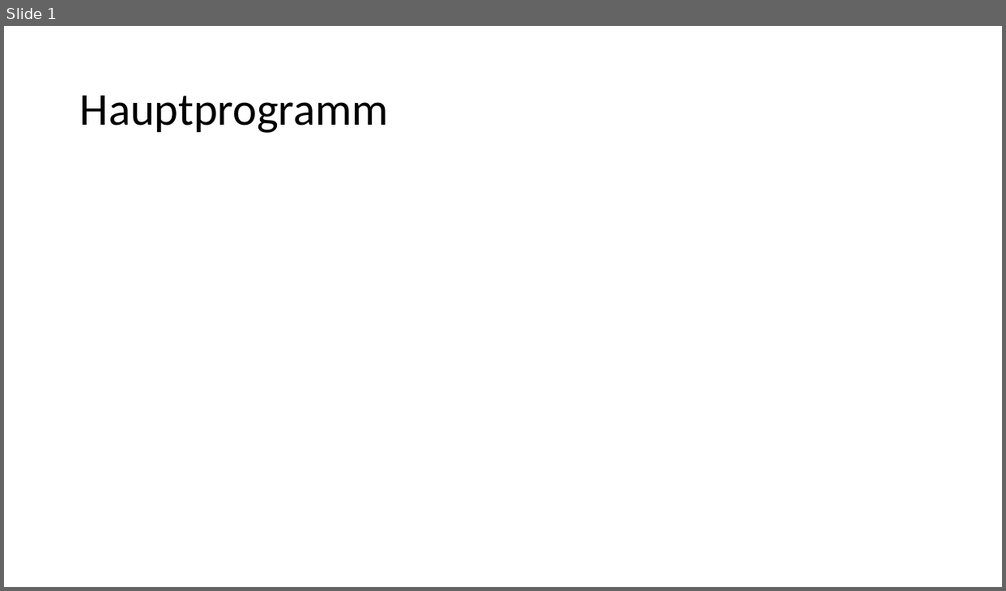
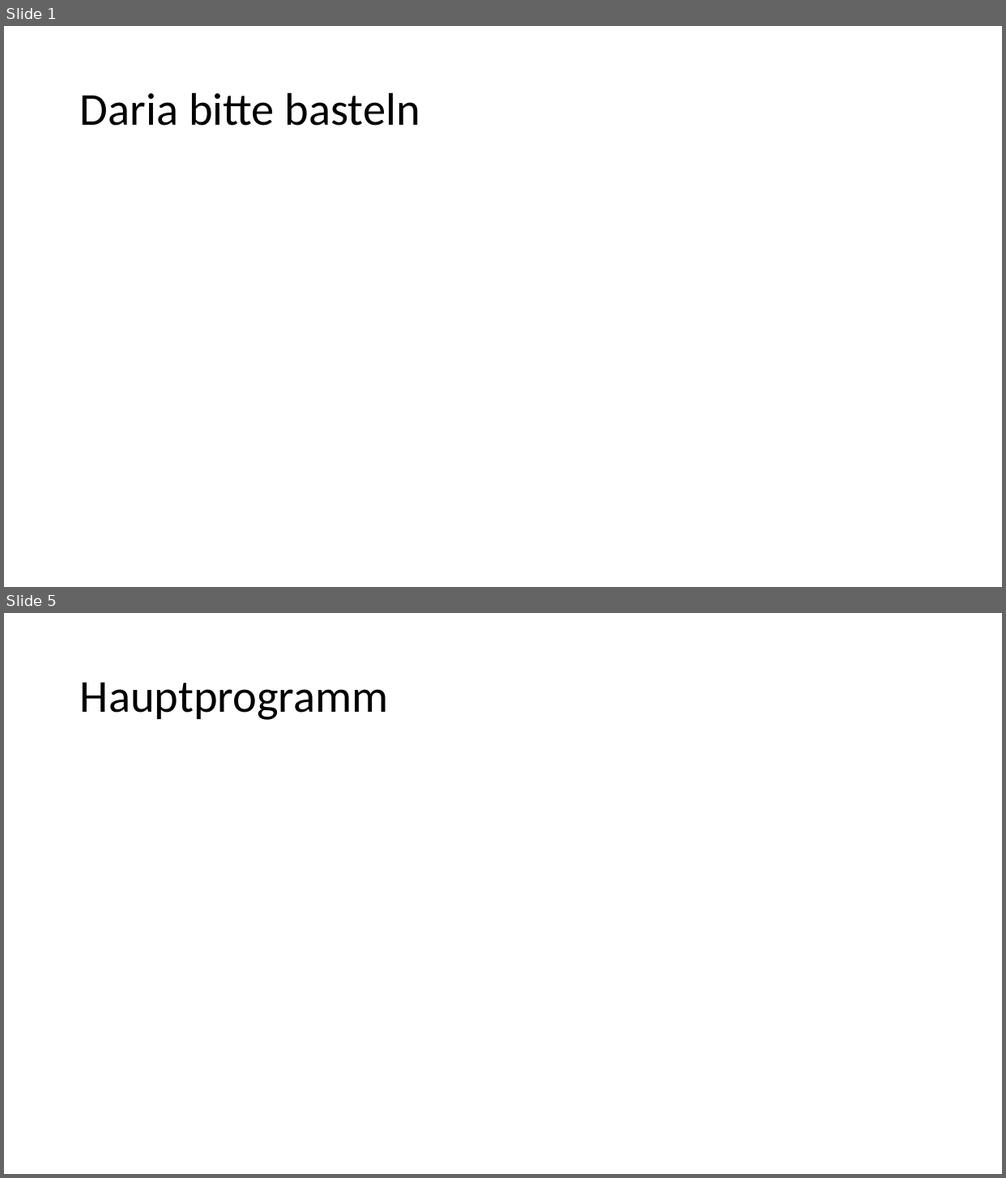
Before and after one commit to Joensw/RCAIT, a slide deck: 2021-05-21_GUI Snapshots.pptx. Shown one above the other, each under a label of ours: slide 1 before the commit, slides 1 and 5 after it; the slides between them are not shown. The pictures are 1006x591 and 1006x1178 pixels, drawn with LibreOffice and Linux fonts; fonts in the diff are those of the drawing. Boxes give left, top, right and bottom in pixels: in the first picture for what was removed or moved away, otherwise in the second. Text is boxed around its words. In the diff, an @@ line names an element or a change of style, - is before the commit and + after.

```diff
--- a/2021-05-21_GUI Snapshots.pptx
+++ b/2021-05-21_GUI Snapshots.pptx
@@ slide 1 added at [4, 26, 1002, 587], background #FFFFFF @@
@@ title added at [80, 92, 420, 126], 44 pt, text #000000 @@
+Daria bitte basteln
@@ what was slide 1 is now slide 5 @@
```
Also in this commit, not shown: 2 slides changed, 9 other slides added, 6 slides removed.
